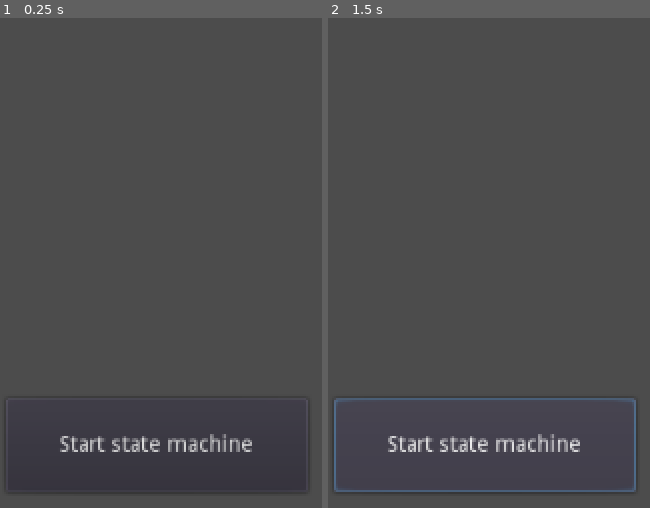
Above: before the commit, frames 1-2 (left to right).
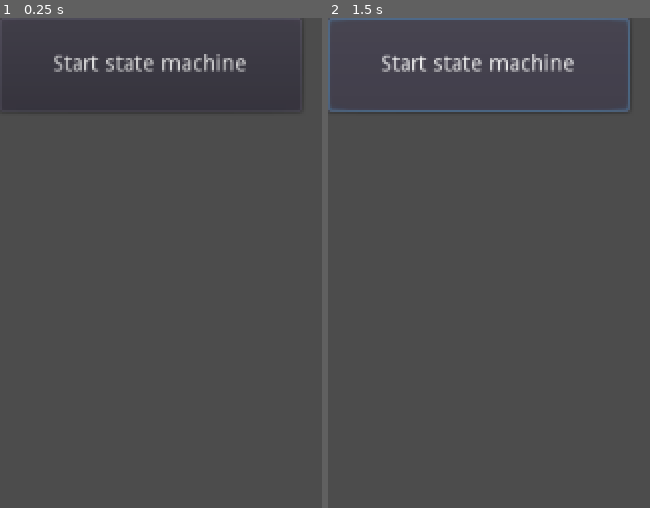
Above: after the commit, the same moments.

Repository: ToyWalrus/ProjectDelve
Game: Godot game, scene res://scenes/StateMachineTest.tscn
The game is run twice, just before and just after one commit, with the same random seed, the same clock (stepped at 60 frames per second) and the same inputs. The project has no main scene, so this scene is started directly.
Inputs:
- Up to frame 1 (0.25 s): no input
- Up to frame 2 (1.5 s): click "Start state machine" at 0.5 s; click "Start state machine" at 1.25 s

The runs differ from the first frame. In frame 1, 2.5% of the frame differs, in the area x 4-91%, y 7-97%; in frame 2, 4.1%, in the area x 0-96%, y 0-97%.
Error after the commit: Parse Error: Too few arguments for "_init()" call. Expected at least 2. (res://scripts/game/phase_manager.gd:8)

Commit message:
Updated the hero action phase with action options

Diff:
--- a/scenes/StateMachineTest.tscn
+++ b/scenes/StateMachineTest.tscn
@@ -6,10 +6,8 @@
 script = ExtResource( 1 )
 
 [node name="Button" type="Button" parent="."]
-margin_left = 4.0
-margin_top = 244.0
-margin_right = 197.0
-margin_bottom = 304.0
+margin_right = 193.0
+margin_bottom = 60.0
 text = "Start state machine"
 
 [connection signal="pressed" from="Button" to="." method="start_hero_turn"]
--- a/scripts/game/phases/hero/hero_action_phase.gd
+++ b/scripts/game/phases/hero/hero_action_phase.gd
@@ -2,12 +2,70 @@
 
 class_name HeroActionPhase
 
+enum Actions { move, rest, skill, attack, interact, revive, stand, move_extra, end_turn }
 
-func _init(sm: StateMachine).(sm, "HeroActionPhase"):
-	pass
+var hero: Unit
+var action_points: int
+var leftover_movement: int
+
+
+func _init(sm: StateMachine, unit: Unit).(sm, "HeroActionPhase"):
+	hero = unit
+	action_points = 2
+	leftover_movement = 0
 
 
 func enter_state():
 	.enter_state()
-	print("Entered hero action phase - changing to end phase")
-	call_deferred("_change_state", HeroEndPhase.new(_parent))
+	_select_action()
+
+
+func _select_action():
+	pass
+
+
+func _get_available_actions():
+	var available = [Actions.end_turn]
+	if action_points <= 0:
+		if leftover_movement > 0:
+			available.append(Actions.move_extra)
+	elif hero.hp <= 0:
+		available = [Actions.stand]
+	else:
+		available.append_array([Actions.move, Actions.rest])
+
+	return available
+
+
+func _action_selected(action):
+	var ap_used := 1
+
+	match action:
+		Actions.end_turn:
+			_change_state(HeroEndPhase.new(_parent))
+			return
+		Actions.stand:
+			yield(UnitActions.do_stand_up_action(hero), "completed")
+			ap_used = 2
+		Actions.move:
+			var cost = yield(UnitActions.do_move_action(hero, true), "completed")
+			if cost == -1:
+				ap_used = 0
+		Actions.move_extra:
+			var cost = yield(UnitActions.do_move_action(hero, false, leftover_movement), "completed")
+			if cost == -1:
+				ap_used = 0
+		Actions.rest:
+			yield(UnitActions.do_rest_action(hero), "completed")
+			ap_used = 2
+		Actions.skill:
+			yield(UnitActions.do_skill_action(hero, null), "completed")
+		Actions.attack:
+			yield(UnitActions.do_attack_action(hero, "monsters"), "completed")
+		Actions.interact:
+			yield(UnitActions.do_interact_action(hero), "completed")
+		Actions.revive:
+			yield(UnitActions.do_revive_action(hero), "completed")
+
+	action_points -= ap_used
+	_select_action()
--- a/scripts/game/phases/hero/hero_equip_phase.gd
+++ b/scripts/game/phases/hero/hero_equip_phase.gd
@@ -2,12 +2,14 @@
 
 class_name HeroEquipPhase
 
+var hero: Unit
 
-func _init(sm: StateMachine).(sm, "HeroEquipPhase"):
-	pass
+
+func _init(sm: StateMachine, unit: Unit).(sm, "HeroEquipPhase"):
+	hero = unit
 
 
 func enter_state():
 	.enter_state()
 	print("Entered hero equip phase - changing to action phase")
-	call_deferred("_change_state", HeroActionPhase.new(_parent))
+	_change_state(HeroActionPhase.new(_parent, hero))
--- a/scripts/game/phases/hero/hero_group_phase.gd
+++ b/scripts/game/phases/hero/hero_group_phase.gd
@@ -2,20 +2,41 @@
 
 class_name HeroGroupPhase
 
+var heroes: Array
+var _have_finished_turn: Array
+var _current_hero: Unit
 
-func _init(sm: StateMachine).(sm, "HeroGroupPhase"):
+
+func _init(sm: StateMachine, units: Array).(sm, "HeroGroupPhase"):
 	_state_machine.connect("changed_state", self, "_on_sub_state_machine_change_state")
+	heroes = units
+	_have_finished_turn = []
 
 
 func enter_state():
 	.enter_state()
 	print("Hero group turn started!")
-	_state_machine.change_state(HeroStartPhase.new(_state_machine))
+	_start_hero_turn(_select_next_hero())
 
 
 func _on_sub_state_machine_change_state(new_state_name: String):
 	if new_state_name == "HeroEndPhase":
-		print("Have all heroes been activated?")
-		print("Hero group ended")
-		# TODO: Check if any heroes still need to take their turn
-		_change_state(OverlordPhase.new(_parent))
+		_have_finished_turn.append(_current_hero)
+
+		if _have_finished_turn.size() == heroes.size():
+			_change_state(OverlordPhase.new(_parent))
+		else:
+			_start_hero_turn(_select_next_hero())
+
+
+var counter := -1
+
+
+func _select_next_hero():
+	counter += 1
+	return heroes[counter]
+
+
+func _start_hero_turn(hero: Unit):
+	_current_hero = hero
+	_state_machine.change_state(HeroStartPhase.new(_state_machine, hero))
--- a/scripts/game/phases/hero/hero_start_phase.gd
+++ b/scripts/game/phases/hero/hero_start_phase.gd
@@ -2,12 +2,14 @@
 
 class_name HeroStartPhase
 
+var hero: Unit
 
-func _init(sm: StateMachine).(sm, "HeroStartPhase"):
-	pass
+
+func _init(sm: StateMachine, unit: Unit).(sm, "HeroStartPhase"):
+	hero = unit
 
 
 func enter_state():
 	.enter_state()
-	print("Entered hero start phase - changing to equip phase")
-	call_deferred("_change_state", HeroEquipPhase.new(_parent))
+	print("Starting hero turn: " + hero.name)
+	_change_state(HeroEquipPhase.new(_parent, hero))
--- a/scripts/game/state_machine/state_machine.gd
+++ b/scripts/game/state_machine/state_machine.gd
@@ -7,21 +7,12 @@
 signal changed_state
 
 # The current state
-var current setget _transition
-var _in_transition := false
+var current setget change_state
 
 
-func change_state(new_state):
-	_transition(new_state)
-
-
-func _transition(next_state):
-	if current == next_state or _in_transition:
-		if _in_transition:
-			print("Cannot change state while still in transition")
+func change_state(next_state):
+	if current == next_state:
 		return
-
-	_in_transition = true
 
 	if current != null:
 		current.exit_state()
@@ -33,5 +24,3 @@
 		emit_signal("changed_state", current.state_name)
 	else:
 		emit_signal("changed_state", null)
-
-	_in_transition = false
--- a/scripts/unit/unit.gd
+++ b/scripts/unit/unit.gd
@@ -32,23 +32,25 @@
 	return _controller.path_to(loc, pathfinder)
 
 
-func can_move_to(loc: Vector2, pathfinder: Pathfinder, using_stamina = false) -> bool:
+func can_move_to(loc: Vector2, pathfinder: Pathfinder, using_stamina = false, max_cost = 10000) -> bool:
 	if _controller.is_moving:
 		return false
 
 	var cost = _controller.cost_to(loc, pathfinder)
 	var extra = stamina if using_stamina else 0
 
-	return cost != -1 and cost <= (unit_data.speed + extra)
+	return cost != -1 and cost <= (unit_data.speed + extra) and cost <= max_cost
 
 
 func move_to(loc: Vector2, pathfinder: Pathfinder):
 	var cost = _controller.cost_to(loc, pathfinder)
 	if cost > unit_data.speed:
 		self.stamina -= cost - unit_data.speed
-	return _controller.move_to(loc, pathfinder)
+	yield(_controller.move_to(loc, pathfinder), "completed")
+	return cost
 
 
+# Probably belongs on another script
 func toggle_highlight(highlighted: bool, color = null, fade = false, fade_frequency = 0, inset = false):
 	_sprite.material.set_shader_param("draw", highlighted)
 	_sprite.material.set_shader_param("fade", fade)
--- a/scripts/unit/unit_actions.gd
+++ b/scripts/unit/unit_actions.gd
@@ -69,23 +69,18 @@
 	_is_facilitating_action_debug = false
 
 
-# ====================
-
-
-func set_active_dungeon(dungeon):
-	_active_dungeon = dungeon
-
-
 func select_action(action):
 	var action_func
 
+	var unit = yield(_wait_until_unit_selected(), "completed")
+
 	match action:
 		Action.move:
-			action_func = do_move_action()
+			action_func = do_move_action(unit)
 		Action.attack:
-			action_func = do_attack_action()
+			action_func = do_attack_action(unit)
 		Action.rest:
-			action_func = do_rest_action()
+			action_func = do_rest_action(unit)
 		Action.stand_up:
 			pass
 		Action.interact:
@@ -111,17 +106,30 @@
 	emit_signal("action_cancelled")
 
 
+# ====================
+
+
+func set_active_dungeon(dungeon):
+	_active_dungeon = dungeon
+
+
 # =================
 #      ACTIONS
 # =================
-func do_move_action():
-	var unit = yield(_wait_until_unit_selected(), "completed")
-	print("Waiting for destination selection...")
-
-	_active_dungeon.connect("grid_tile_hovered", self, "_highlight_path", [unit])
+
+
+## Performs a movement action
+##
+## Given a unit, performs a full move action, including
+## checking validity of movement selection. Returns the
+## cost of moving to the destination, or -1 if the
+## action was cancelled.
+func do_move_action(unit, can_use_stamina = false, max_cost = 1000) -> int:
+	_active_dungeon.connect("grid_tile_hovered", self, "_highlight_path", [unit, can_use_stamina, max_cost])
 	unit.toggle_highlight(true, null, true)
 
 	var completed = false
+	var cost := -1
 	while not completed:
 		var event_arr = yield(_active_dungeon, "grid_tile_clicked")
 		var event = event_arr[0]
@@ -134,22 +142,21 @@
 			completed = true
 
 		if event.button_index == BUTTON_LEFT:
-			if unit.can_move_to(position, pathfinder, true):
+			if unit.can_move_to(position, pathfinder, can_use_stamina, max_cost):
 				unit.toggle_highlight(false)
-				yield(unit.move_to(position, pathfinder), "completed")
+				cost = yield(unit.move_to(position, pathfinder), "completed")
 				completed = true
-			else:
-				print("Not a valid tile selection")
 
 	_active_dungeon.clear_drawings()
 	_active_dungeon.disconnect("grid_tile_hovered", self, "_highlight_path")
 
-
-func do_attack_action():
-	var unit = yield(_wait_until_unit_selected(), "completed")
-	_active_dungeon.connect("grid_tile_hovered", self, "_highlight_target_point", [unit])
-
-	var target_unit = yield(_wait_until_unit_selected(Color.red, true, 4.0), "completed")
+	return cost
+
+
+func do_attack_action(unit, target_unit_group = null):
+	_active_dungeon.connect("grid_tile_hovered", self, "_highlight_target_point", [unit, target_unit_group])
+
+	var target_unit = yield(_wait_until_unit_selected(Color.red, true, 4.0, target_unit_group), "completed")
 	var dmg = 2
 	if target_unit:
 		dmg = target_unit.take_damage(dmg)
@@ -161,31 +168,43 @@
 	_active_dungeon.disconnect("grid_tile_hovered", self, "_highlight_target_point")
 
 
-func do_rest_action():
-	var unit = yield(_wait_until_unit_selected(), "completed")
-	if unit:
-		unit.rest()
-		unit.toggle_highlight(false)
-		print(unit.name + " rested and recovered all stamina")
-
-
-func do_stand_up_action():
+func do_rest_action(unit):
+	unit.rest()
+	unit.toggle_highlight(false)
+	print(unit.name + " rested and recovered all stamina")
+
+
+func do_stand_up_action(unit):
+	unit.heal(3)
+	unit.toggle_highlight(false)
+	print(unit.name + " healed 3 and stood up")
+
+
+func do_interact_action(unit):
 	pass
 
 
-func do_interact_action():
+func do_special_action(unit):
 	pass
 
 
-func do_special_action():
+func do_skill_action(unit, skill):
 	pass
+
+
+func do_revive_action(unit):
+	var target_unit = yield(_wait_until_unit_selected(Color.yellow, true, 1.0, "heroes"), "completed")
+	target_unit.heal(6)
+	print(unit.name + " revived " + target_unit.name + " by recovering 6 health")
 
 
 # ==================
 #      HELPERS
 # ==================
-func _get_all_units():
-	return get_tree().get_nodes_in_group("units")
+func _get_all_units(group = null):
+	if not group:
+		group = "units"
+	return get_tree().get_nodes_in_group(group)
 
 
 func _select_unit(event, unit):
@@ -194,10 +213,10 @@
 	emit_signal("unit_selected", unit)
 
 
-func _wait_until_unit_selected(highlight_color = null, fade = false, fade_frequency = 0):
+func _wait_until_unit_selected(highlight_color = null, fade = false, fade_frequency = 0, target_unit_group = null):
 	print("Waiting for unit selection...")
 
-	var units = _get_all_units()
+	var units = _get_all_units(target_unit_group)
 	for unit in units:
 		unit.connect("clicked", self, "_select_unit", [unit])
 		unit.connect("entered", self, "_highlight_unit", [unit, true, highlight_color, fade, fade_frequency])
@@ -211,15 +230,15 @@
 	unit.toggle_highlight(highlighted, color, fade, fade_frequency)
 
 
-func _highlight_path(event, loc, pathfinder, unit):
+func _highlight_path(event, loc, pathfinder, unit, can_use_stamina, max_cost = 10000):
 	var color = Color("#12f957")
 
 	var path = unit.path_to(loc, pathfinder)
-	var can_move_to = unit.can_move_to(loc, pathfinder)
-
-	if not can_move_to:
+	var can_move_to = unit.can_move_to(loc, pathfinder, can_use_stamina, max_cost)
+
+	if not can_move_to and can_use_stamina:
 		color = Color("#e8a948")
-		var can_move_to_with_stamina = unit.can_move_to(loc, pathfinder, true)
+		var can_move_to_with_stamina = unit.can_move_to(loc, pathfinder, true, max_cost)
 		if not can_move_to_with_stamina:
 			return
 
@@ -227,9 +246,13 @@
 
 
 var _prev_target_point
-func _highlight_target_point(event, loc, pathfinder, unit):
+
+
+func _highlight_target_point(event, loc, pathfinder, unit, must_target_unit):
 	if loc == _prev_target_point:
 		return
+	# TODO: check if target point contains unit
+
 	var has_los = _active_dungeon.has_line_of_sight_to(unit.position, loc)
 	_active_dungeon.draw_target(unit.position, loc, has_los)
 	_prev_target_point = loc
